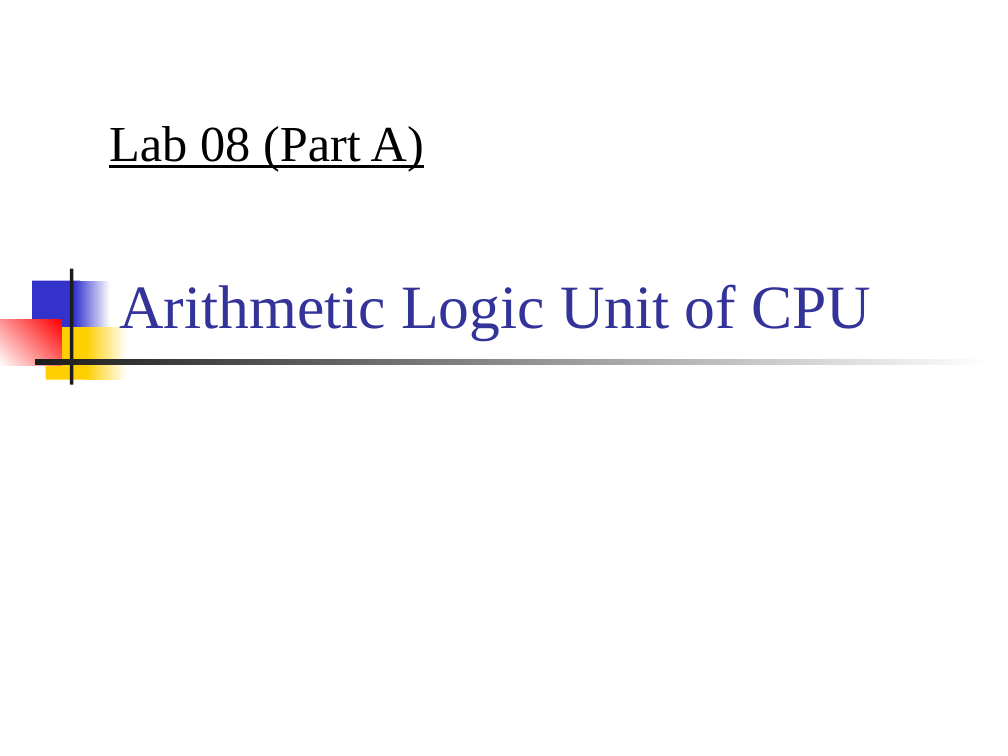
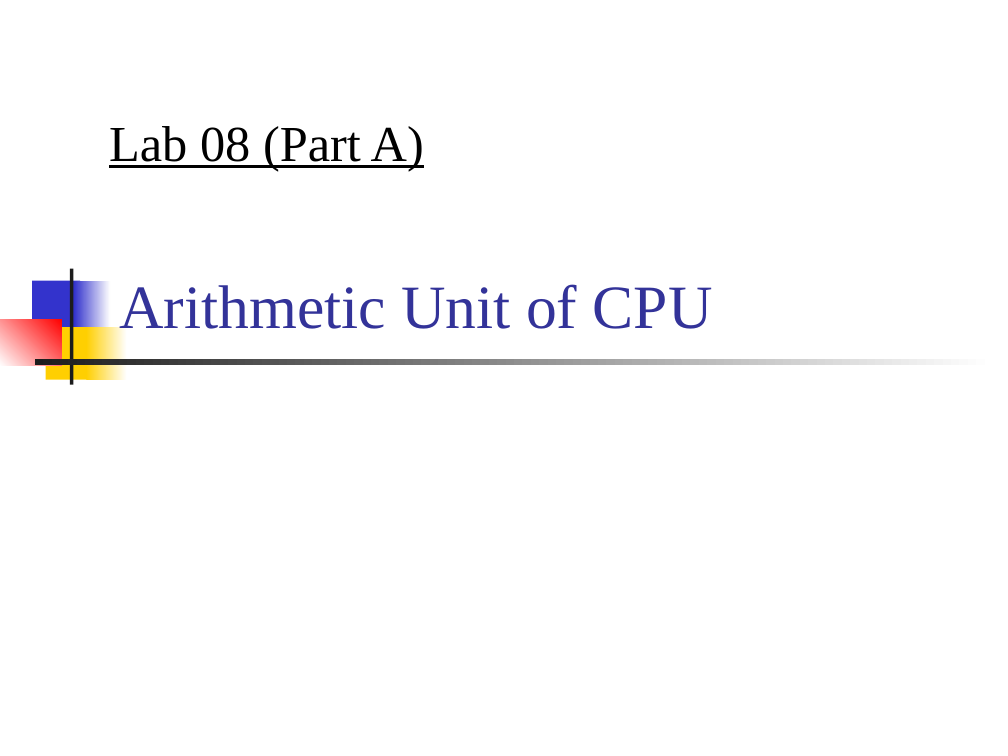
Before and after one commit to CGUSystemCourses/ComputerOrg-2015, a slide deck: slide 1 of Lectures/lec08-alu/lab08a-arithmetic_unit.ppt. Drawn at 1008x756 pixels with LibreOffice and Linux fonts; fonts in the diff are those of the drawing. Boxes give left, top, right and bottom in pixels: in the first picture for what was removed or moved away, otherwise in the second. Text is boxed around its words. In the diff, an @@ line names an element or a change of style, - is before the commit and + after.

```diff
--- a/Lectures/lec08-alu/lab08a-arithmetic_unit.ppt
+++ b/Lectures/lec08-alu/lab08a-arithmetic_unit.ppt
@@ title at (x1=119, y1=284, x2=713, y2=340): text changed @@
-Arithmetic Logic Unit of CPU
+Arithmetic Unit of CPU
```
Also in this commit, not shown: 1 other slide changed.
